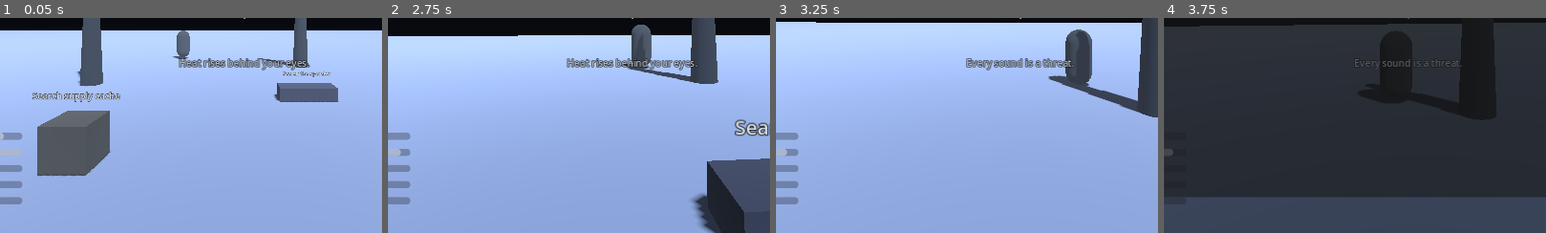
Above: before the commit, frames 1-4 (left to right).
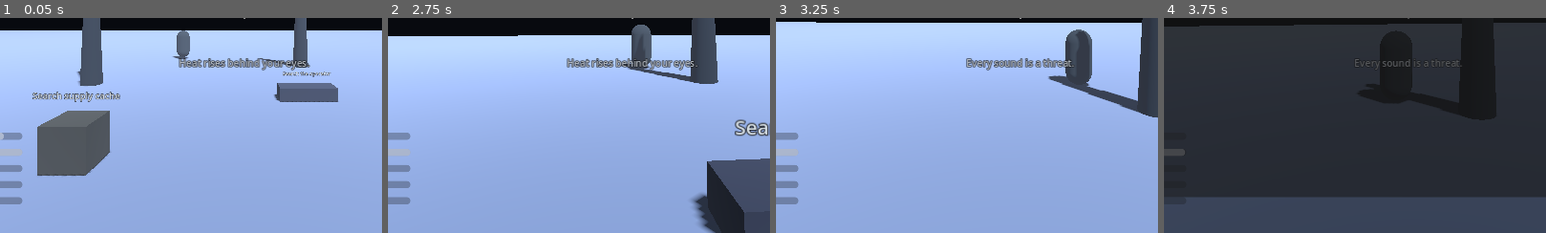
Above: after the commit, the same moments.

Repository: AlchemicalDerp/WhiteStatic
Game: Godot game, scene res://scenes/main.tscn
Two runs of this game, one before a commit and one after it. Both use one fixed random seed, a clock stepped at 60 frames per second and the inputs below.
Inputs (mouse positions are % of the whole screen's width and height, from its top left):
- Up to frame 1 (0.05 s): no input
- Up to frame 2 (2.75 s): tap Enter at 0.5 s; move the mouse to (55, 50) at 0.52 s; hold E (interact) 0.53-1.28 s; hold W (move_forward) from 0.53 s (still down); tap Space (jump) at 0.77, 1.52 s; move the mouse to (45, 50) at 1.27 s; tap Ctrl (crouch) at 1.35 s; tap E (interact) at 1.55 s; move the mouse to (52, 48) at 2.02 s; hold E (interact) from 2.03 s (still down)
- Up to frame 3 (3.25 s): keep holding W (move_forward); move the mouse to (49, 52) at 2.77 s; release E (interact) at 2.78 s; tap Shift (sprint) at 2.85 s; tap Space (jump) at 3.02 s; tap E (interact) at 3.05 s
- Up to frame 4 (3.75 s): keep holding W (move_forward); move the mouse to (57, 51) at 3.52 s; hold Tab (toggle_notebook) from 3.53 s (still down)
The pictures show only the part of the screen within x 18-68%, y 50-100%; the shares and areas given below are measured in that part.

Frame 1 is identical in both runs. In frame 2, less than 0.1% of the frame differs, in the area x 3-6%, y 60-64%; in frame 3, less than 0.1%; in frame 4, less than 0.1%, in the area x 2-6%, y 60-64%.

Commit message:
Fix mouse look and slow health drain for playability
- Mouse look: handle camera look in _input (before the GUI) so the center
  crosshair Control can no longer swallow mouse-motion events; add
  click-to-recapture so the cursor re-locks after focus loss / web pointer
  lock. Make the crosshair mouse_filter IGNORE.
- Health: the clock advances many in-game minutes per real second, so the
  per-minute health drain was applied ~30x/sec and a fresh wound killed the
  player in under 20s. Lift the health rates into @export vars with much
  gentler defaults so survival takes minutes; tunable in the inspector.

Co-Authored-By: Claude Opus 4.8 <noreply@anthropic.com>
Claude-Session: https://claude.ai/code/session_01M2fo9iPakgn2umwoyJ9VhE

Diff:
--- a/src/player/components/vitals.gd
+++ b/src/player/components/vitals.gd
@@ -20,6 +20,15 @@
 @export var warmth_loss_day: float = 0.0010
 @export var warmth_loss_night: float = 0.0020
 @export var warmth_gain_fire: float = 0.0040
+
+# Per-in-game-minute HEALTH rates. Deliberately small: the game clock advances
+# many in-game minutes per real second, so a per-minute tick fires often. Tune
+# survivability here rather than in code.
+@export var health_cold_drain: float = 0.00010
+@export var health_starve_drain: float = 0.00005
+@export var health_bleed_drain: float = 0.00012
+@export var health_fever_drain: float = 0.00008
+@export var health_regen: float = 0.00010
 
 ## Set by the world/camp.
 var near_fire: bool = false
@@ -77,14 +86,14 @@
 func _tick_health() -> void:
 	var delta := 0.0
 	if warmth <= 0.05:
-		delta -= 0.0020          # freezing
+		delta -= health_cold_drain          # freezing
 	if hunger >= 0.98 or thirst >= 0.98:
-		delta -= 0.0010          # starvation / dehydration
+		delta -= health_starve_drain        # starvation / dehydration
 	if wound_system != null:
-		delta -= wound_system.total_bleeding() * 0.0030
-		delta -= wound_system.total_fever() * 0.0015
+		delta -= wound_system.total_bleeding() * health_bleed_drain
+		delta -= wound_system.total_fever() * health_fever_drain
 	if delta == 0.0 and warmth > 0.5 and hunger < 0.7 and thirst < 0.7:
-		delta += 0.0006          # slow recovery when stable
+		delta += health_regen               # slow recovery when stable
 	if delta != 0.0:
 		_apply("health", health + delta)
 	if health <= 0.0:
--- a/src/player/player.gd
+++ b/src/player/player.gd
@@ -31,14 +31,26 @@
 	Input.mouse_mode = Input.MOUSE_MODE_CAPTURED
 
 
-func _unhandled_input(event: InputEvent) -> void:
+func _input(event: InputEvent) -> void:
+	# Mouse look is handled in _input (before the GUI) so HUD Controls such as
+	# the crosshair can't swallow the motion events.
 	if not active:
 		return
 	if event is InputEventMouseMotion and Input.mouse_mode == Input.MOUSE_MODE_CAPTURED:
 		rotate_y(-event.relative.x * mouse_sensitivity)
 		_pitch = clampf(_pitch - event.relative.y * mouse_sensitivity, -1.4, 1.4)
 		head.rotation.x = _pitch
-	elif event.is_action_pressed("interact"):
+
+
+func _unhandled_input(event: InputEvent) -> void:
+	if not active:
+		return
+	# Recapture the cursor on click (focus loss, or web pointer-lock which needs
+	# a user gesture before it will engage).
+	if event is InputEventMouseButton and event.pressed and Input.mouse_mode != Input.MOUSE_MODE_CAPTURED:
+		Input.mouse_mode = Input.MOUSE_MODE_CAPTURED
+		return
+	if event.is_action_pressed("interact"):
 		interactor.try_interact()
 
 
--- a/src/ui/hud.gd
+++ b/src/ui/hud.gd
@@ -56,6 +56,7 @@
 	var dot := ColorRect.new()
 	dot.color = Color(1, 1, 1, 0.55)
 	dot.custom_minimum_size = Vector2(4, 4)
+	dot.mouse_filter = Control.MOUSE_FILTER_IGNORE
 	dot.set_anchors_and_offsets_preset(Control.PRESET_CENTER)
 	dot.offset_left = -2
 	dot.offset_top = -2
